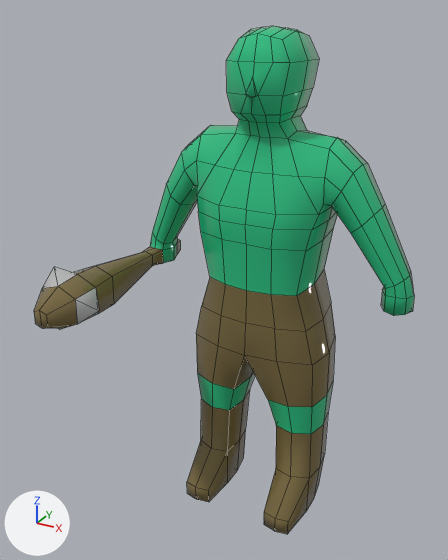
An edit to the FBX model 3D/orcNoAnimation.fbx, drawn before and after from the same camera.
Camera for both pictures: a 50 mm lens placed at (0.876, -2.378, 1.935), pointed at (-0.059, -0.678, 1.085). Arrows for +X, +Y and +Z are at lower left; the lights stay in place. Mesh edges are drawn as thin lines. Where no turn or scale is listed for an object, it has been applied to the vertices.
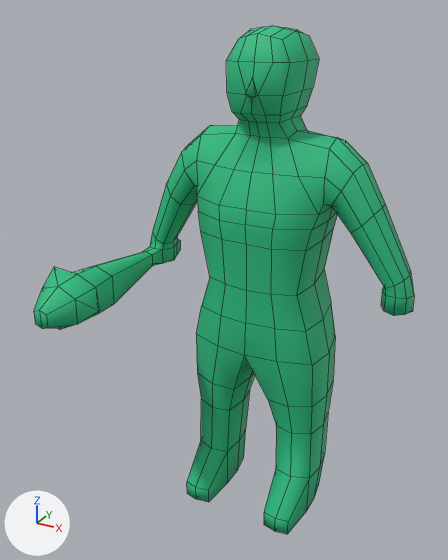
The newer file is also turned or shifted as a whole; pictures and numbers use the older file's frame.

What differs and where, as boxes (x1, y1, x2, y2) in the pictures (448 x 560 px):
part 1 of me_mesh, recoloured (grey to green)
    both: (43, 267, 99, 324)
part 2 of me_mesh, recoloured
    both: (34, 239, 335, 534)

What the commit changed:
Material 'wire_006134058' (mat_wire_006134058) is new.
Its base color is (0.0235, 0.525, 0.228) (green #2ac083).
Its roughness is 0.68.
me_mesh has 377 vertices, 382 faces and spans x -0.55..0.53, y -0.67..0.19, z 0.0..1.8.
me_mesh is used by ob_box001; location (-0.002, -0.46, 0.084).
me_mesh no longer uses material mat_02___default (green #2ac083).
me_mesh part 1: all 12 faces that had it switch from mat_07___default (grey #bcbcbc) to mat_wire_006134058 (green #2ac083).
me_mesh part 2: all 125 faces that had it switch from mat_01___default (dark yellow #7c6c42) to mat_wire_006134058 (green #2ac083).
